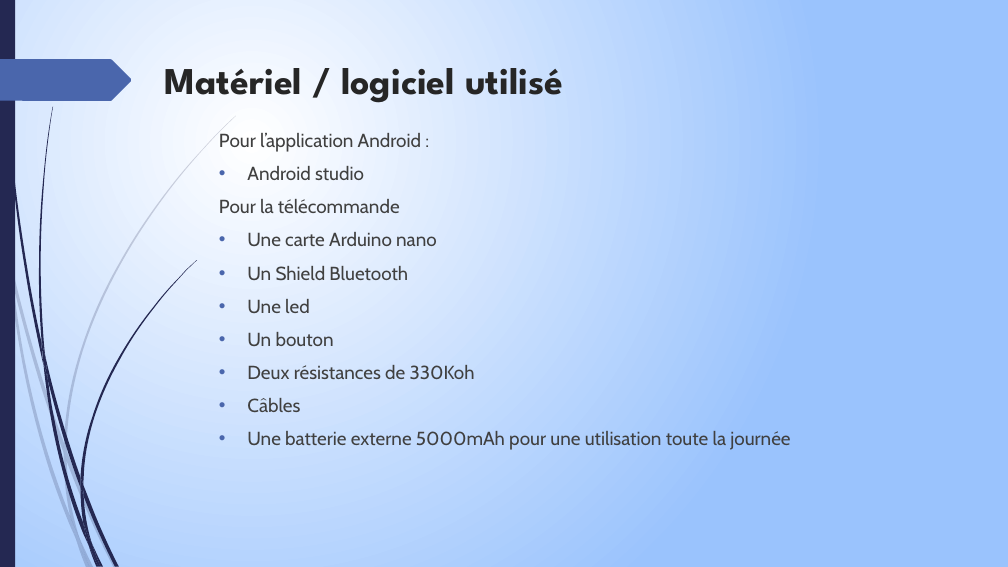
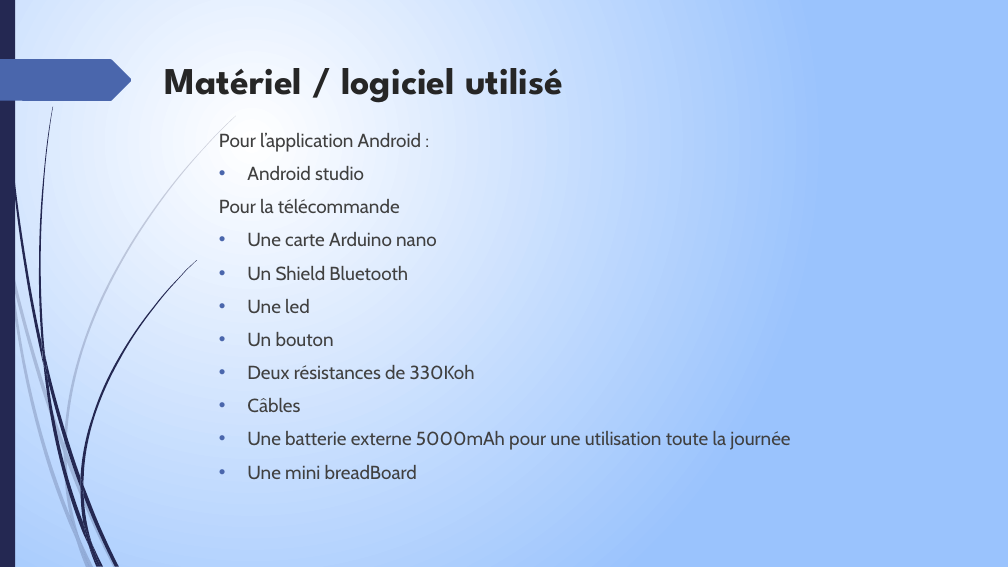
Before and after one commit to PandaPoPy/arduino_thinkcode, a slide deck: slide 3 of cours/Irondelle.pptx. Drawn at 1008x567 pixels with LibreOffice and Linux fonts; fonts in the diff are those of the drawing. Boxes give left, top, right and bottom in pixels: in the first picture for what was removed or moved away, otherwise in the second. Text is boxed around its words. In the diff, an @@ line names an element or a change of style, - is before the commit and + after.

Commit message:
ajout de la mini breadboard au cours

```diff
--- a/cours/Irondelle.pptx
+++ b/cours/Irondelle.pptx
@@ text at box(247, 465, 417, 479): paragraph added @@
+• Une mini breadBoard
```
